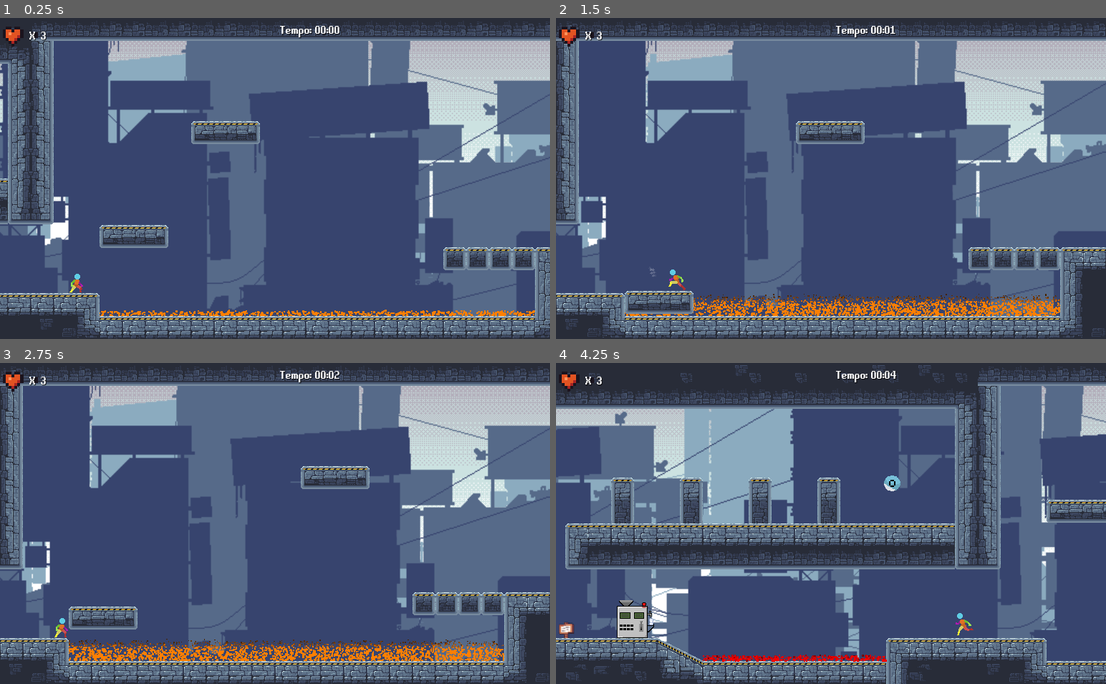
Above: before the commit, frames 1-4 (two rows, left to right).
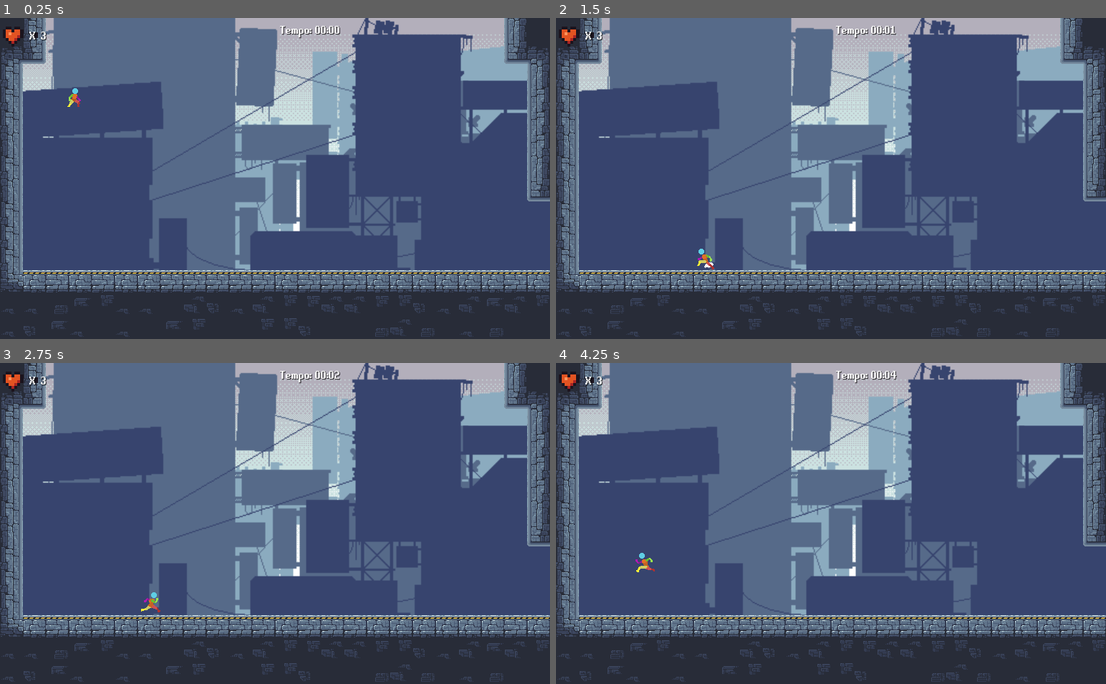
Above: after the commit, the same moments.

Repository: Eduardo-Pyment/Alquimista_dos_Sonhos-A_ultima_semente
Game: Godot game, scene res://Fases/fase_1.tscn
Two runs of this game, one before a commit and one after it. Both use one fixed random seed, a clock stepped at 60 frames per second and the inputs below. This scene is started directly instead of the project's main scene.
Inputs:
- Up to frame 1 (0.25 s): no input
- Up to frame 2 (1.5 s): tap Enter (ui_accept) at 0.5, 0.77 s; hold Right (ui_right) 0.53-1.28 s; hold Left (ui_left) from 1.28 s (still down)
- Up to frame 3 (2.75 s): tap Enter (ui_accept) at 1.52 s; release Left (ui_left) at 2.03 s; hold Right (ui_right) from 2.03 s (still down)
- Up to frame 4 (4.25 s): release Right (ui_right) at 2.78 s; hold Up (ui_up) 2.78-3.53 s; tap Enter (ui_accept) at 3.02, 3.77 s; hold Left (ui_left) from 3.53 s (still down)

The runs differ from the first frame. In frame 1, 65% of the frame differs, in the area x 0-100%, y 0-100%; in frame 2, 62%; in frame 3, 62%; in frame 4, 73%.

Commit message:
Expansão da fase1

Diff:
--- a/Fases/fase_1.tscn
+++ b/Fases/fase_1.tscn
@@ -666,8 +666,8 @@
 direction = Vector3(0, -1, 0)
 spread = 20.0
 gravity = Vector3(0, 0, 0)
-initial_velocity_min = 25.0
-initial_velocity_max = 30.0
+initial_velocity_min = 30.0
+initial_velocity_max = 35.0
 orbit_velocity_min = 0.0
 orbit_velocity_max = 0.0
 scale_min = 2.0
@@ -893,7 +893,7 @@
 
 [node name="Player" parent="." instance=ExtResource("3_3lnc8")]
 unique_name_in_owner = true
-position = Vector2(2368, 328)
+position = Vector2(104, 56)
 collision_layer = 2
 collision_mask = 6
 VelocidadeHorizontal = 170
